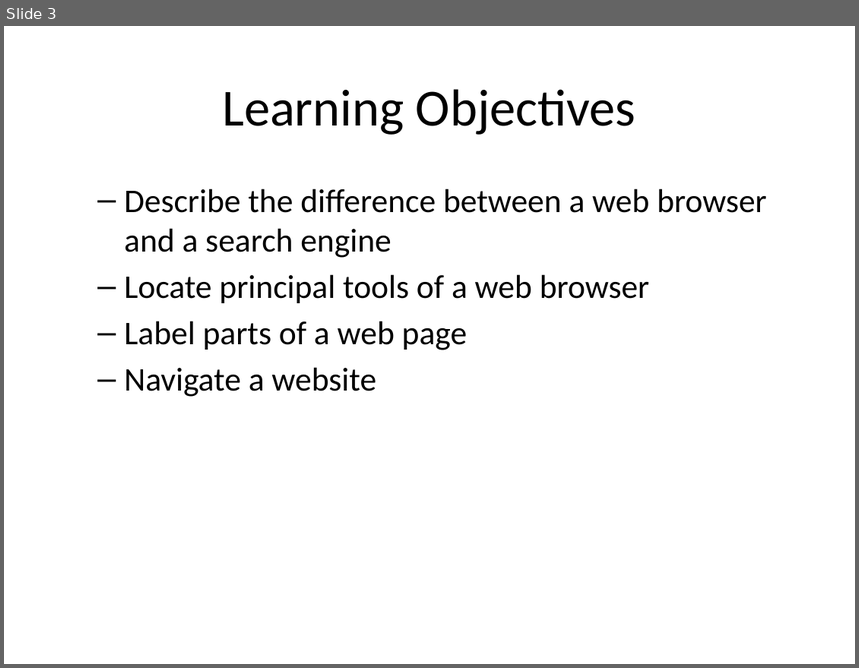
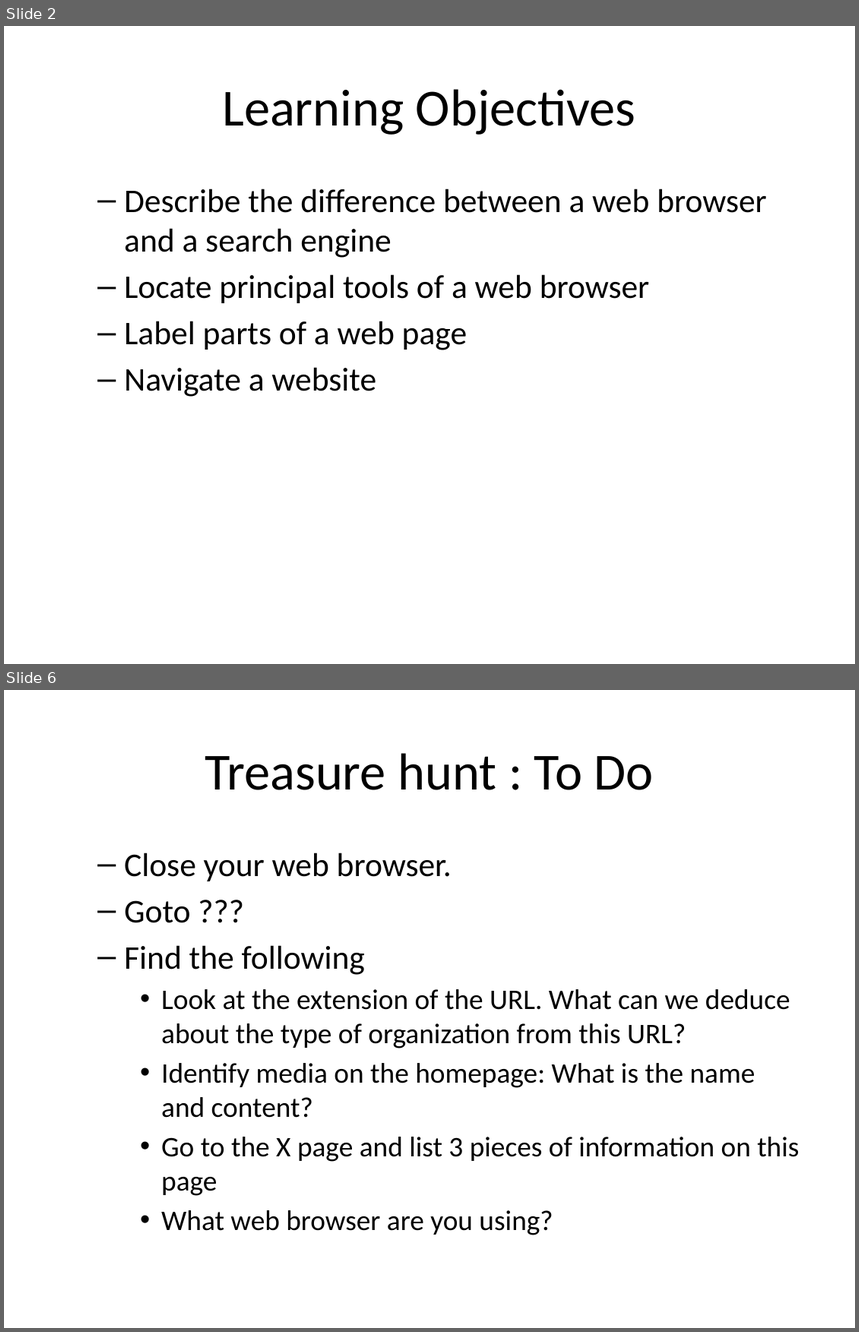
Before and after one commit to mr-eggleton/web-lit-core, a slide deck: powerpoints/03-make-friends-with-your-browser.pptx. Shown one above the other, each under a label of ours: slide 3 before the commit, slides 2 and 6 after it; the slides between them are not shown. The pictures are 859x668 and 859x1332 pixels, drawn with LibreOffice and Linux fonts; fonts in the diff are those of the drawing. Boxes give left, top, right and bottom in pixels: in the first picture for what was removed or moved away, otherwise in the second. Text is boxed around its words. In the diff, an @@ line names an element or a change of style, - is before the commit and + after.

```diff
--- a/powerpoints/03-make-friends-with-your-browser.pptx
+++ b/powerpoints/03-make-friends-with-your-browser.pptx
@@ slide 6 added at (x1=4, y1=690, x2=855, y2=1328), background #FFFFFF @@
@@ title added at (x1=205, y1=753, x2=654, y2=790), 44 pt, text #000000 @@
+Treasure hunt : To Do
@@ text added at (x1=124, y1=853, x2=799, y2=1236), 24 pt, text #000000 @@
+  – Close your web browser.
+  – Goto ???
+  – Find the following
+    • Look at the extension of the URL. What can we deduce about the type of organization from this URL?
+    • Identify media on the homepage: What is the name and content?
+    • Go to the X page and list 3 pieces of information on this page
+    • What web browser are you using?
@@ what was slide 3 is now slide 2 @@
```
Also in this commit, not shown: 3 slides changed, 2 other slides added, 2 slides removed, 3 other files.
